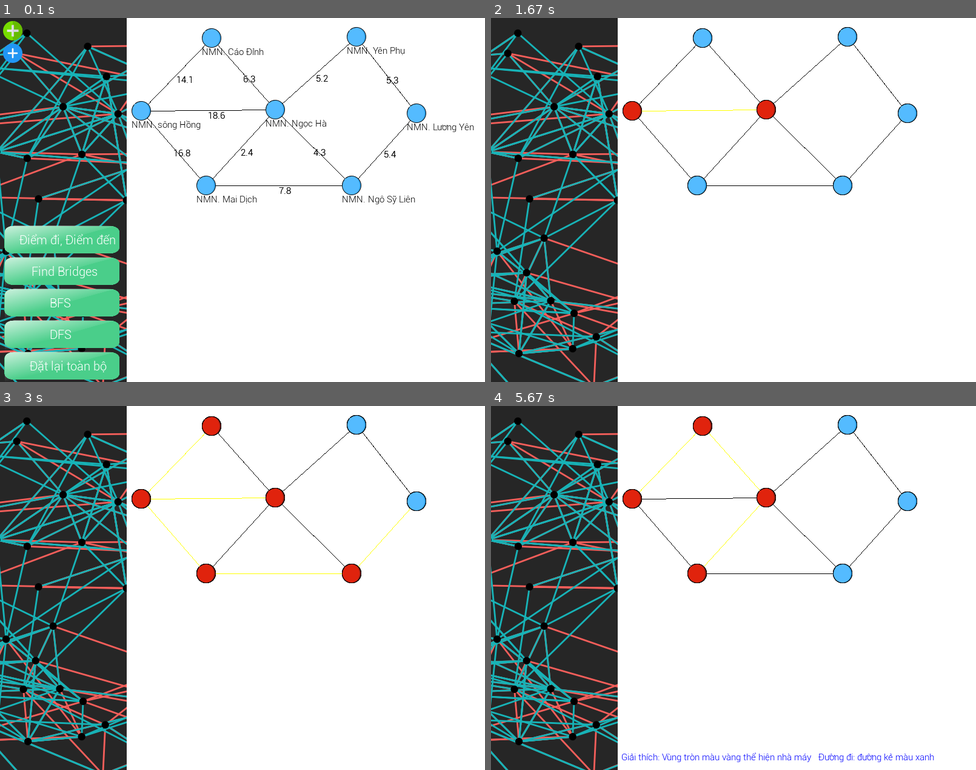
Above: before the commit, frames 1-4 (two rows, left to right).
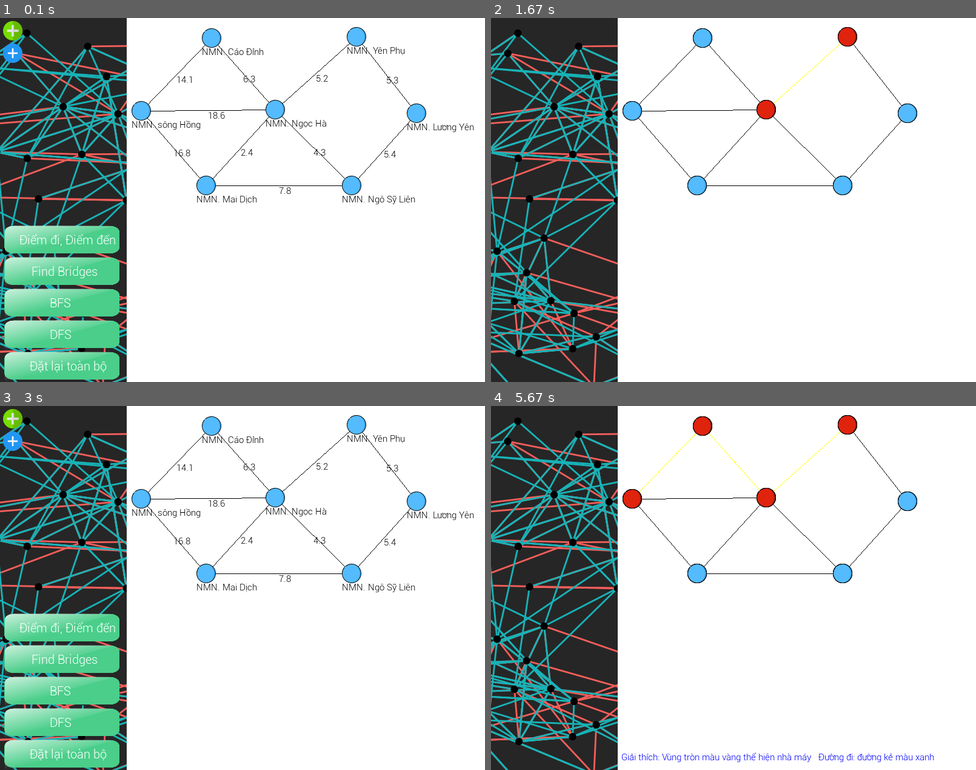
Above: after the commit, the same moments.

Repository: trgkyle/pygame-dijkstra
Game: pygame game, started from main.py
The game is run twice, just before and just after one commit, with the same random seed, the same clock (stepped at 60 frames per second) and the same inputs.
Inputs (mouse positions are in pixels of both pictures, inside the frame that each line leads up to):
- Up to frame 1 (0.1 s): no input
- Up to frame 2 (1.67 s): click (714, 214) at 0.38 s; click (563, 331) at 0.72 s; click (767, 116) at 1.05 s
- Up to frame 3 (3 s): no input
- Up to frame 4 (5.67 s): click "Find Bridges" at 4.27 s

The runs differ from the first frame. In frame 1, 0.2% of the frame differs, in the area x 31-84%, y 8-49%; in frame 2, 0.4%; in frame 3, 11%, in the area x 0-98%, y 0-100%; in frame 4, 0.4%.

Commit message:
update edge dijkstra

Diff:
--- a/visualization/GRAPH.py
+++ b/visualization/GRAPH.py
@@ -46,12 +46,11 @@
          (572, 15), (564, 260), (671, 141)]
 nodes_name = ['NMN. sông Hồng', 'NMN. Cáo Đỉnh', 'NMN. Ngọc Hà',
               'NMN. Mai Dịch', 'NMN. Yên Phụ', 'NMN. Ngô Sỹ Liên', 'NMN. Lương Yên']
-edges = [(0, 1), (1, 0), (0, 3), (3, 0), (0, 2), (2, 0), (3, 2), (2, 3), (2, 4), (4, 2),
-         (2, 5), (5, 2), (5, 6), (6, 5), (4, 6), (6, 4), (1, 2), (2, 1), (3, 5), (5, 3)]
+edges = [(0, 1), (0, 3), (0, 2), (3, 2), (2, 4),
+         (2, 5), (5, 6), (4, 6), (1, 2), (3, 5)]
 yellow_edges = []
 blue_edges = []
-weight_edges = [14.1, 14.1, 16.8, 16.8, 18.6, 18.6, 2.4, 2.4, 5.2,
-                5.2, 4.3, 4.3, 5.4, 5.4, 5.3, 5.3, 6.3, 6.3, 7.8, 7.8]
+weight_edges = [14.1, 16.8, 18.6, 2.4, 5.2, 4.3, 5.4, 5.3, 6.3, 7.8]
 color = [node2, node1, node3]
 node_color = [color[0], color[0], color[0],
               color[0], color[0], color[0], color[0]]
@@ -70,6 +69,7 @@
 #     pygame.display.update()
 #     pygame.time.delay(200)
 
+
 def dijkstra(pointA, pointB, dis, adj):
     print("start dijkstra")
     # vis[s] = 1
@@ -87,6 +87,7 @@
     #         pygame.display.update()
     #         pygame.time.delay(200)
     #         dfs(adj[s][i], vis, adj)
+
 
 def dfs(s, vis, adj):
     vis[s] = 1
@@ -157,6 +158,7 @@
         adj[edges[i][0]].append(edges[i][1])
     bfs(point, dis, adj)
 
+
 def start_dijkstra(pointA, pointB):
     if(len(nodes) == 0 or len(edges) == 0):
         return
@@ -172,6 +174,7 @@
     print("Khoảng cách của các điểm mà nó được kết nối tới (ứng với trị ví mảng):")
     print(dis)
     dijkstra(pointA, pointB, dis, adj)
+
 
 def find_bridges(u, counter, dfs_num, dfs_low, par, adj):
     counter = counter + 1
